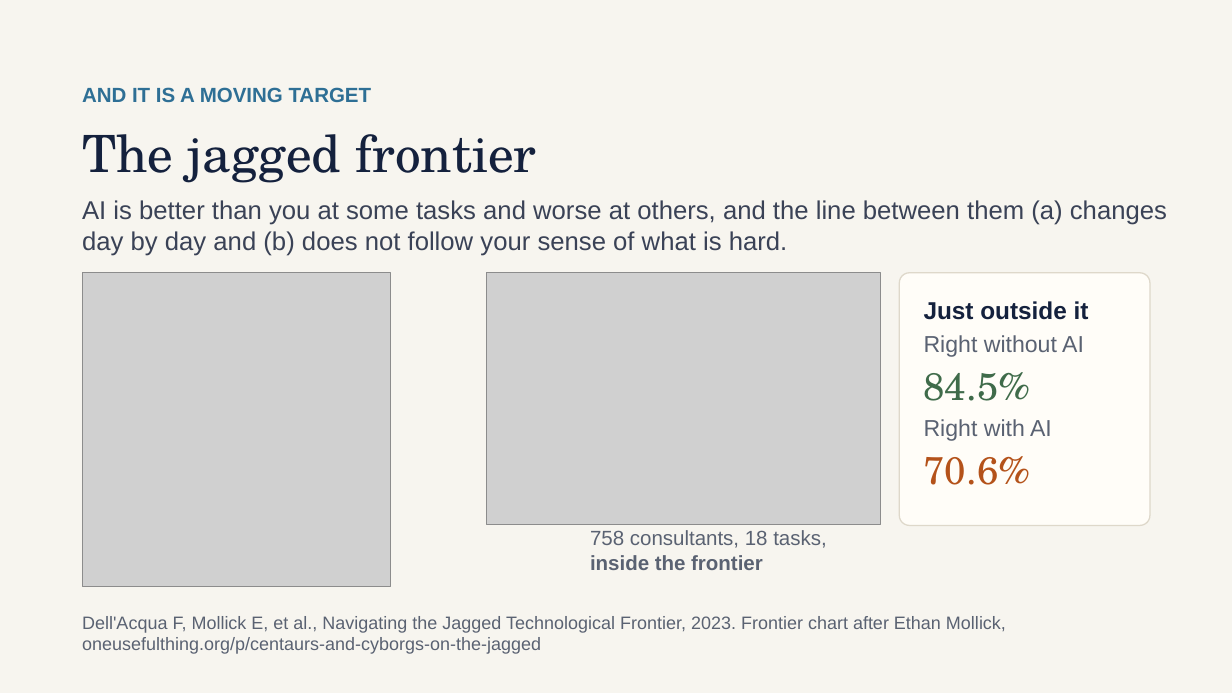
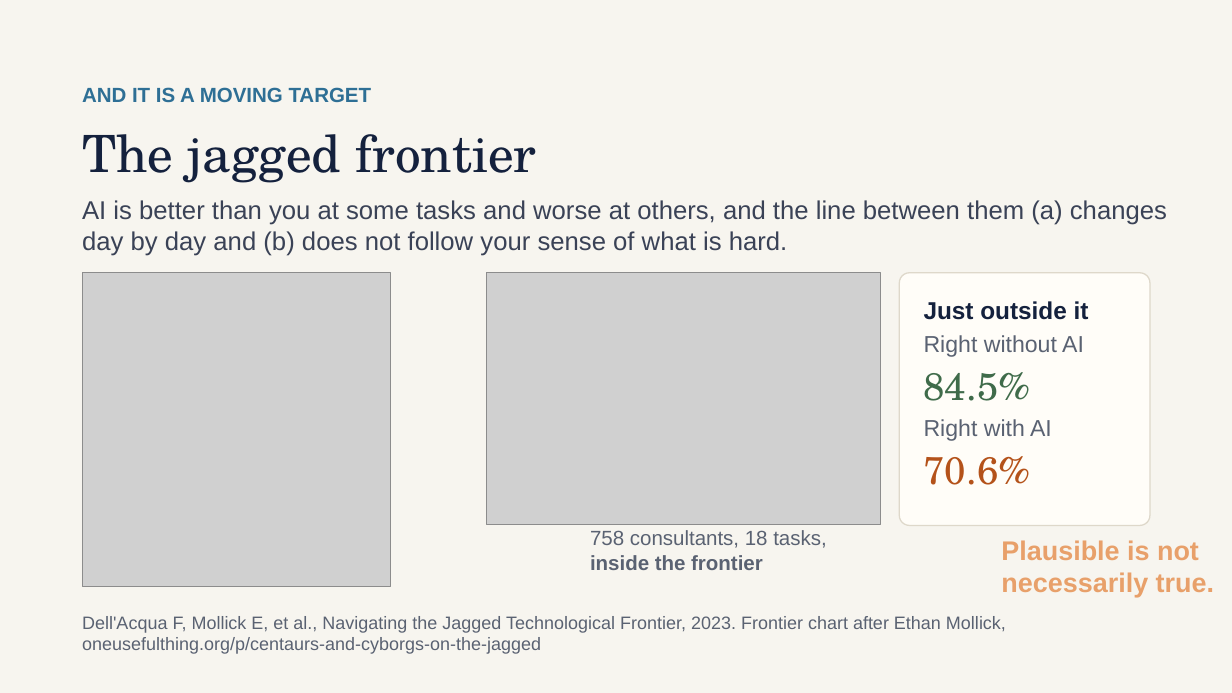
Before and after one commit to scripps-ai-enablement/ai-for-grant-writing, a slide deck: slide 6 of version 1/Using AI for Grant Writing v1.pptx. Drawn at 1232x693 pixels with LibreOffice and Linux fonts; fonts in the diff are those of the drawing; grey boxes stand for pictures. Boxes give left, top, right and bottom in pixels: in the first picture for what was removed or moved away, otherwise in the second. Text is boxed around its words. In the diff, an @@ line names an element or a change of style, - is before the commit and + after.

```diff
--- a/version 1/Using AI for Grant Writing v1.pptx
+++ b/version 1/Using AI for Grant Writing v1.pptx
@@ text added at [1001,540,1214,597], 21 pt, text #E8A06A, bold @@
+Plausible is not
+necessarily true.
```
Also in this commit, not shown: 3 other slides changed, 2 slides added, 3 slides removed.
